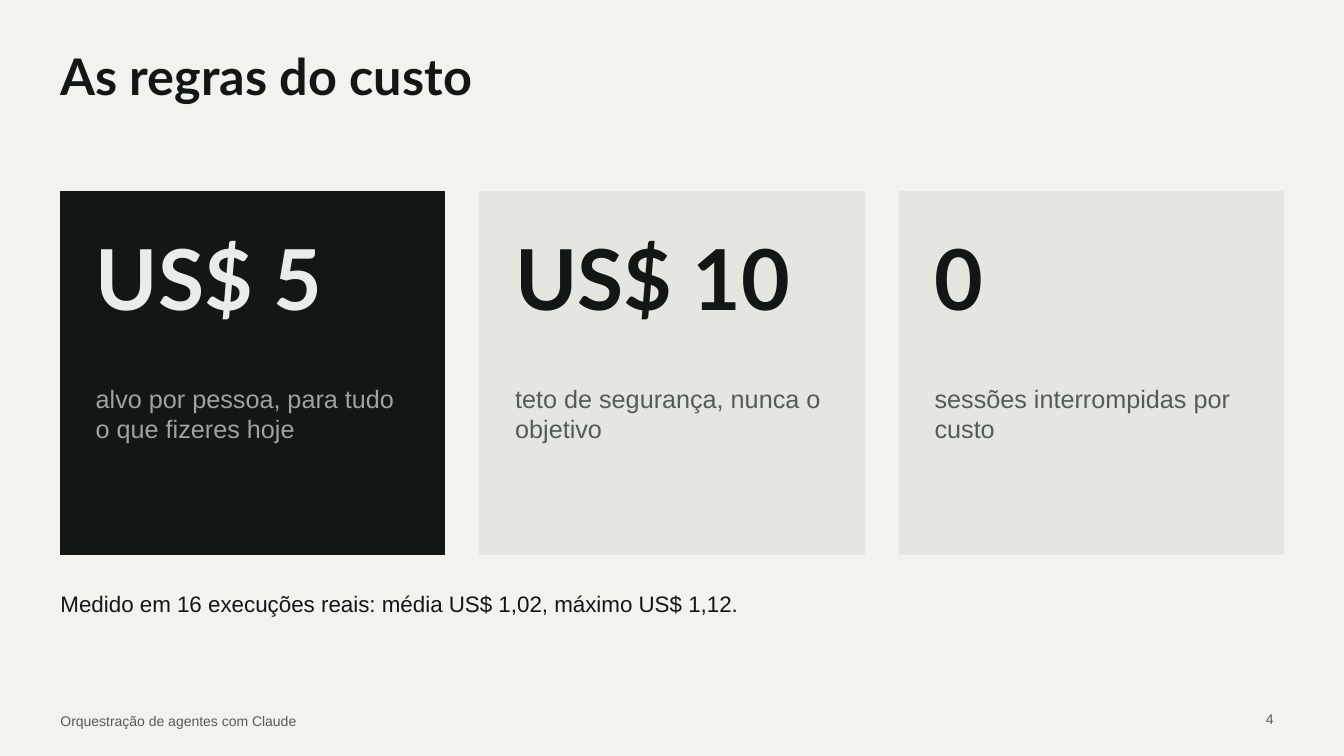
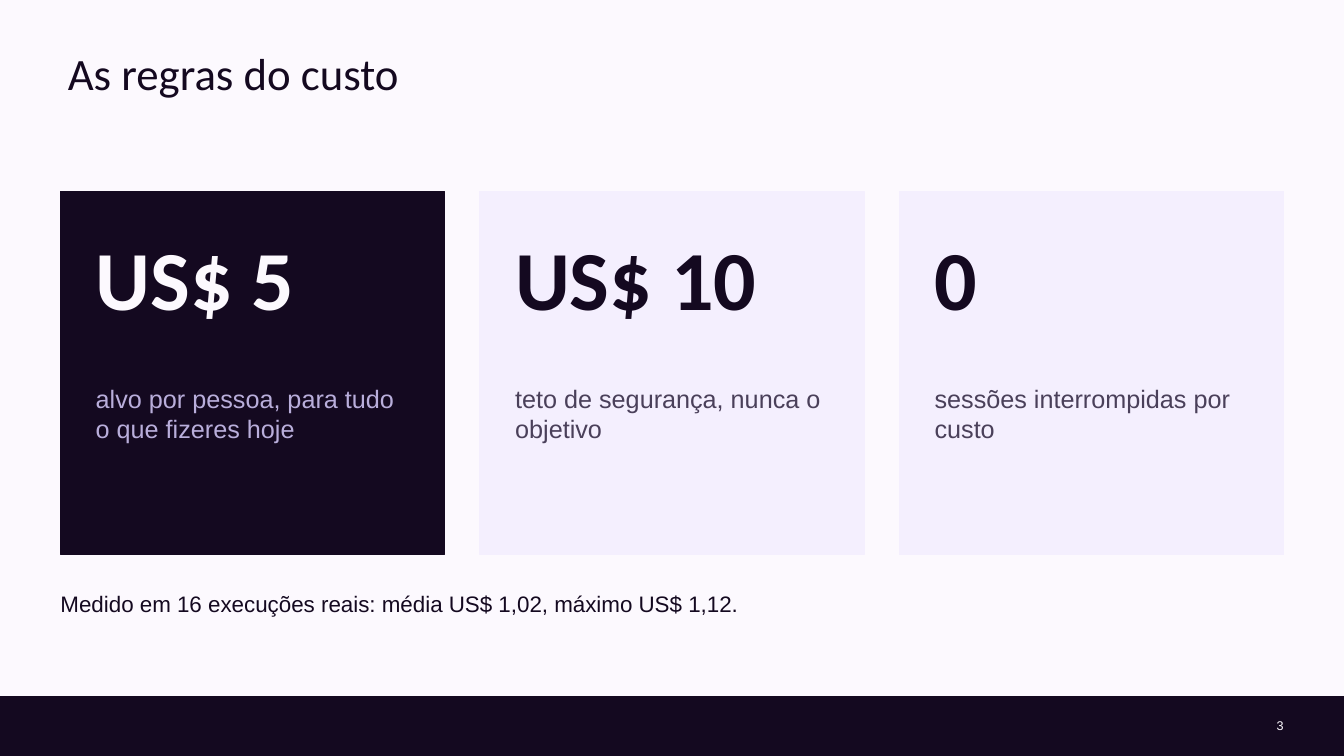
Before and after one commit to cx-guilherme-pinto/workshop-claude, a slide deck: slide 3 of slides/workshop.pptx (slide 4 before the commit). Drawn at 1344x756 pixels with LibreOffice and Linux fonts; fonts in the diff are those of the drawing; background and template pictures are left out. Boxes give left, top, right and bottom in pixels: in the first picture for what was removed or moved away, otherwise in the second. Text is boxed around its words. In the diff, an @@ line names an element or a change of style, - is before the commit and + after.

```diff
--- a/slides/workshop.pptx
+++ b/slides/workshop.pptx
@@ background #F2F2EF to #FCF9FE @@
@@ title "As regras do custo": place and size @@
-title "As regras do custo" at bbox=[60, 57, 472, 104]
+title "As regras do custo" at bbox=[68, 59, 399, 98]
@@ title "As regras do custo" at bbox=[68, 59, 399, 98]: size 36 to 32 pt, font Lato to Calibri, text colour #121614 to #140920, bold off @@
@@ rectangle at bbox=[60, 192, 445, 555]: fill #121614 to #140920; outline #121614 1 pt to #140920 1 pt @@
@@ rectangle at bbox=[480, 192, 864, 555]: fill #E6E6E1 to #F4EFFE; outline #E6E6E1 1 pt to #F4EFFE 1 pt @@
@@ rectangle at bbox=[899, 192, 1284, 555]: fill #E6E6E1 to #F4EFFE; outline #E6E6E1 1 pt to #F4EFFE 1 pt @@
@@ text "US$ 5" at bbox=[96, 255, 295, 319]: font Lato to Calibri, text colour #E8EDE9 to #FCF9FE @@
@@ text "US$ 10" at bbox=[515, 255, 756, 319]: font Lato to Calibri, text colour #121614 to #140920 @@
@@ text "0" at bbox=[935, 255, 978, 311]: font Lato to Calibri, text colour #121614 to #140920 @@
@@ text "alvo por pessoa, para tudo ..." at bbox=[96, 389, 394, 444]: text colour #9BA59F to #B9AEDB @@
@@ text "teto de segurança, nunca o ..." at bbox=[515, 389, 820, 443]: text colour #545C57 to #4A405A @@
@@ text "sessões interrompidas por custo" at bbox=[935, 389, 1230, 439]: text colour #545C57 to #4A405A @@
@@ text "Medido em 16 execuções reais: ..." at bbox=[60, 595, 738, 617]: text colour #121614 to #140920 @@
@@ rectangle added at bbox=[0, 698, 1344, 756], fill #140920, outline #140920 1 pt @@
@@ text removed at bbox=[60, 716, 296, 729] @@
-Orquestração de agentes com Claude
@@ page number removed at bbox=[1266, 714, 1274, 724] @@
-4
@@ page number added at bbox=[1277, 721, 1284, 730], 9 pt, text #FCF9FE @@
+3
```
Also in this commit, not shown: 39 other slides changed, 6 slides added, 5 slides removed, 23 other files.
